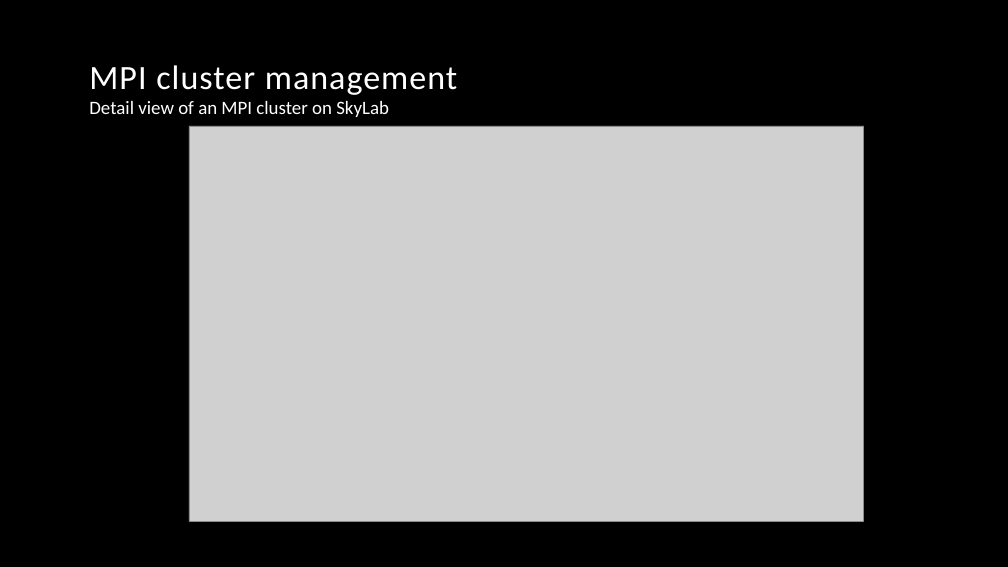
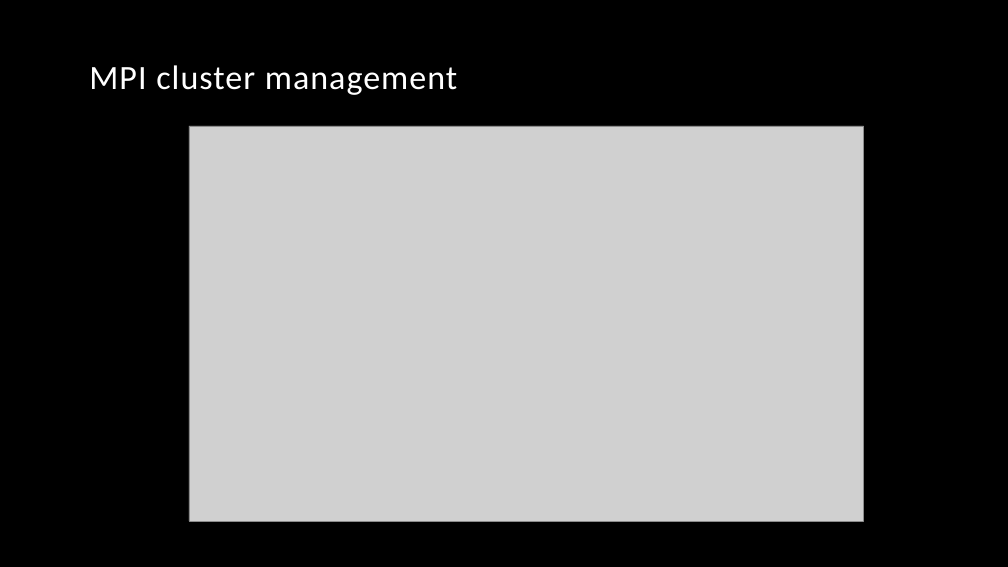
Before and after one commit to vincentpaul12/SkyLab-Files, a slide deck: slide 13 of pcsc_skylab.pptx (slide 14 before the commit). Drawn at 1008x567 pixels with LibreOffice and Linux fonts; fonts in the diff are those of the drawing; grey boxes stand for pictures; background and template pictures are left out. Boxes give left, top, right and bottom in pixels: in the first picture for what was removed or moved away, otherwise in the second. Text is boxed around its words. In the diff, an @@ line names an element or a change of style, - is before the commit and + after.

```diff
--- a/pcsc_skylab.pptx
+++ b/pcsc_skylab.pptx
@@ text removed at bbox=[89, 101, 389, 117] @@
-Detail view of an MPI cluster on SkyLab
```
Also in this commit, not shown: 10 other slides changed, 1 slide added, 2 slides removed.
